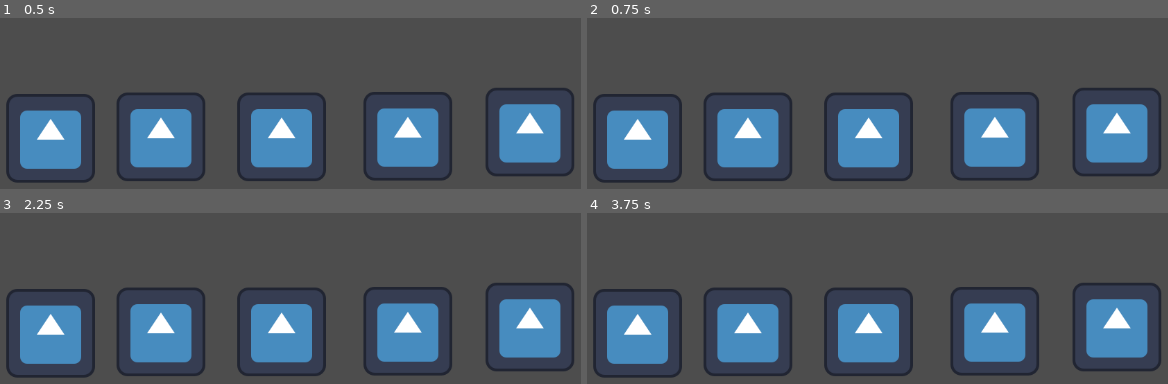
Above: before the commit, frames 1-4 (two rows, left to right).
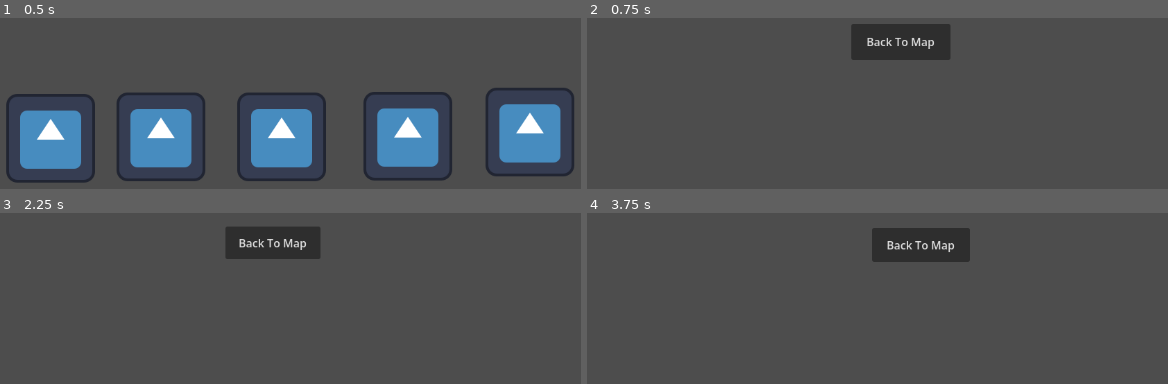
Above: after the commit, the same moments.

Repository: chenshanhorng-blip/Mini-IT-Project
Game: Godot game, scene res://scene_level_map/map.tscn
Two runs of this game, one before a commit and one after it. Both use one fixed random seed, a clock stepped at 60 frames per second and the inputs below. The engine's default icon, where the game draws it, is replaced by a stand-in: a white triangle on a blue panel in a dark square.
Inputs (mouse positions are in pixels of both pictures, inside the frame that each line leads up to):
- Up to frame 1 (0.5 s): no input
- Up to frame 2 (0.75 s): click (865, 137) at 0.5 s
- Up to frame 3 (2.25 s): click (313, 236) at 1.25 s, where only the run after the commit has a clickable "Back To Map"; click (406, 330) at 2 s
- Up to frame 4 (3.75 s): click (860, 242) at 2.75 s, where only the run after the commit has a clickable "Back To Map"; click (1115, 327) at 3.5 s

Frame 1 is identical in both runs. In frame 2, 27% of the frame differs, in the area x 1-99%, y 3-97%; in frame 3, 26%; in frame 4, 26%.

Commit message:
done basic button control
done doing basic button control of level 3/4/5

Diff:
--- /dev/null
+++ b/game-project/scene_level_map/level3.tscn
@@ -0,0 +1,15 @@
+[gd_scene format=3 uid="uid://rwdnoqpvs2cr"]
+
+[ext_resource type="Script" uid="uid://4e57gjmsfu2h" path="res://script_level_map/level_3.gd" id="1_biuk0"]
+
+[node name="Node2D" type="Node2D" unique_id=1204356231]
+script = ExtResource("1_biuk0")
+
+[node name="Button" type="Button" parent="." unique_id=1543405486]
+offset_left = 469.0
+offset_top = 163.0
+offset_right = 612.0
+offset_bottom = 215.0
+text = "Back To Map"
+
+[connection signal="pressed" from="Button" to="." method="_on_button_pressed"]
--- /dev/null
+++ b/game-project/scene_level_map/level4.tscn
@@ -0,0 +1,15 @@
+[gd_scene format=3 uid="uid://cgl1bt7pce35k"]
+
+[ext_resource type="Script" uid="uid://dcg6yvm6vdyhm" path="res://script_level_map/level_4.gd" id="1_1xp6a"]
+
+[node name="Node2D" type="Node2D" unique_id=956523320]
+script = ExtResource("1_1xp6a")
+
+[node name="Button" type="Button" parent="." unique_id=1351933789]
+offset_left = 413.0
+offset_top = 174.0
+offset_right = 550.0
+offset_bottom = 221.0
+text = "Back To Map"
+
+[connection signal="pressed" from="Button" to="." method="_on_button_pressed"]
--- /dev/null
+++ b/game-project/scene_level_map/level5.tscn
@@ -0,0 +1,15 @@
+[gd_scene format=3 uid="uid://syiscspqpbl6"]
+
+[ext_resource type="Script" uid="uid://cme48cpmuoid6" path="res://script_level_map/level_5.gd" id="1_5pncu"]
+
+[node name="Node2D" type="Node2D" unique_id=341255562]
+script = ExtResource("1_5pncu")
+
+[node name="Button" type="Button" parent="." unique_id=103895503]
+offset_left = 499.0
+offset_top = 176.0
+offset_right = 640.0
+offset_bottom = 225.0
+text = "Back To Map"
+
+[connection signal="pressed" from="Button" to="." method="_on_button_pressed"]
--- /dev/null
+++ b/game-project/script_level_map/level_3.gd
@@ -0,0 +1,7 @@
+extends Node2D
+
+func _ready():
+	$Button.pressed.connect(_on_button_pressed)
+
+func _on_button_pressed():
+	get_tree().change_scene_to_file("res://scene_level_map/map.tscn")
--- /dev/null
+++ b/game-project/script_level_map/level_4.gd
@@ -0,0 +1,7 @@
+extends Node2D
+
+func _ready():
+	$Button.pressed.connect(_on_button_pressed)
+
+func _on_button_pressed():
+	get_tree().change_scene_to_file("res://scene_level_map/map.tscn")
--- /dev/null
+++ b/game-project/script_level_map/level_5.gd
@@ -0,0 +1,7 @@
+extends Node2D
+
+func _ready():
+	$Button.pressed.connect(_on_button_pressed)
+
+func _on_button_pressed():
+	get_tree().change_scene_to_file("res://scene_level_map/map.tscn")
--- a/game-project/script_level_map/map.gd
+++ b/game-project/script_level_map/map.gd
@@ -17,10 +17,13 @@
 	get_tree().change_scene_to_file("res://scene_level_map/level2.tscn")
 
 func _on_level_3_pressed():
-	get_tree().change_scene_to_file(" ")
+	print("Button clicked!")
+	get_tree().change_scene_to_file("res://scene_level_map/level3.tscn")
 
 func _on_level_4_pressed():
-	get_tree().change_scene_to_file(" ")
+	print("Button clicked!")
+	get_tree().change_scene_to_file("res://scene_level_map/level4.tscn")
 
 func _on_level_5_pressed():
-	get_tree().change_scene_to_file(" ")
+	print("Button clicked!")
+	get_tree().change_scene_to_file("res://scene_level_map/level5.tscn")
Not shown, added: game-project/script_level_map/level_3.gd.uid
Not shown, added: game-project/script_level_map/level_4.gd.uid
Not shown, added: game-project/script_level_map/level_5.gd.uid
